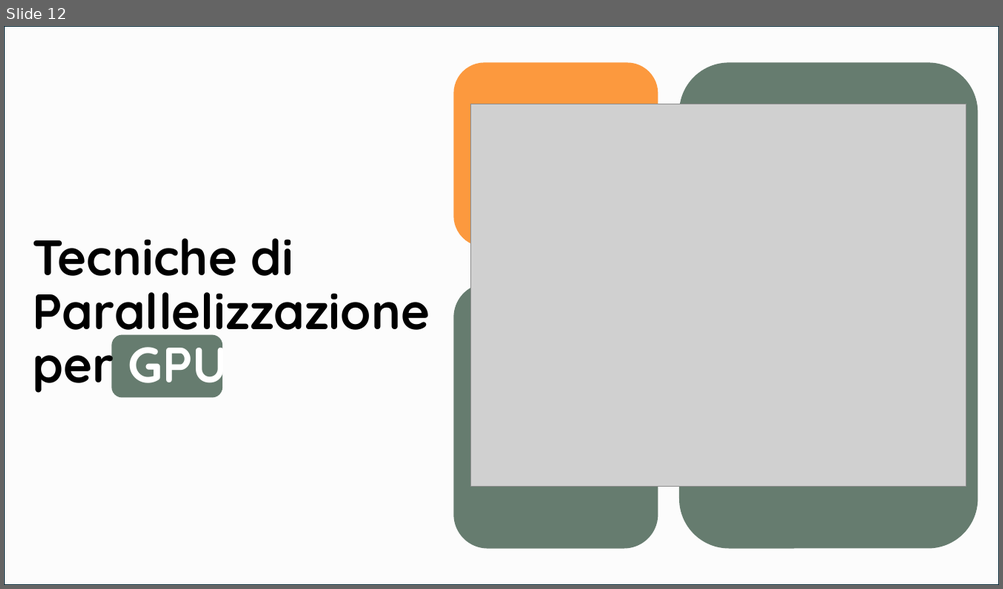
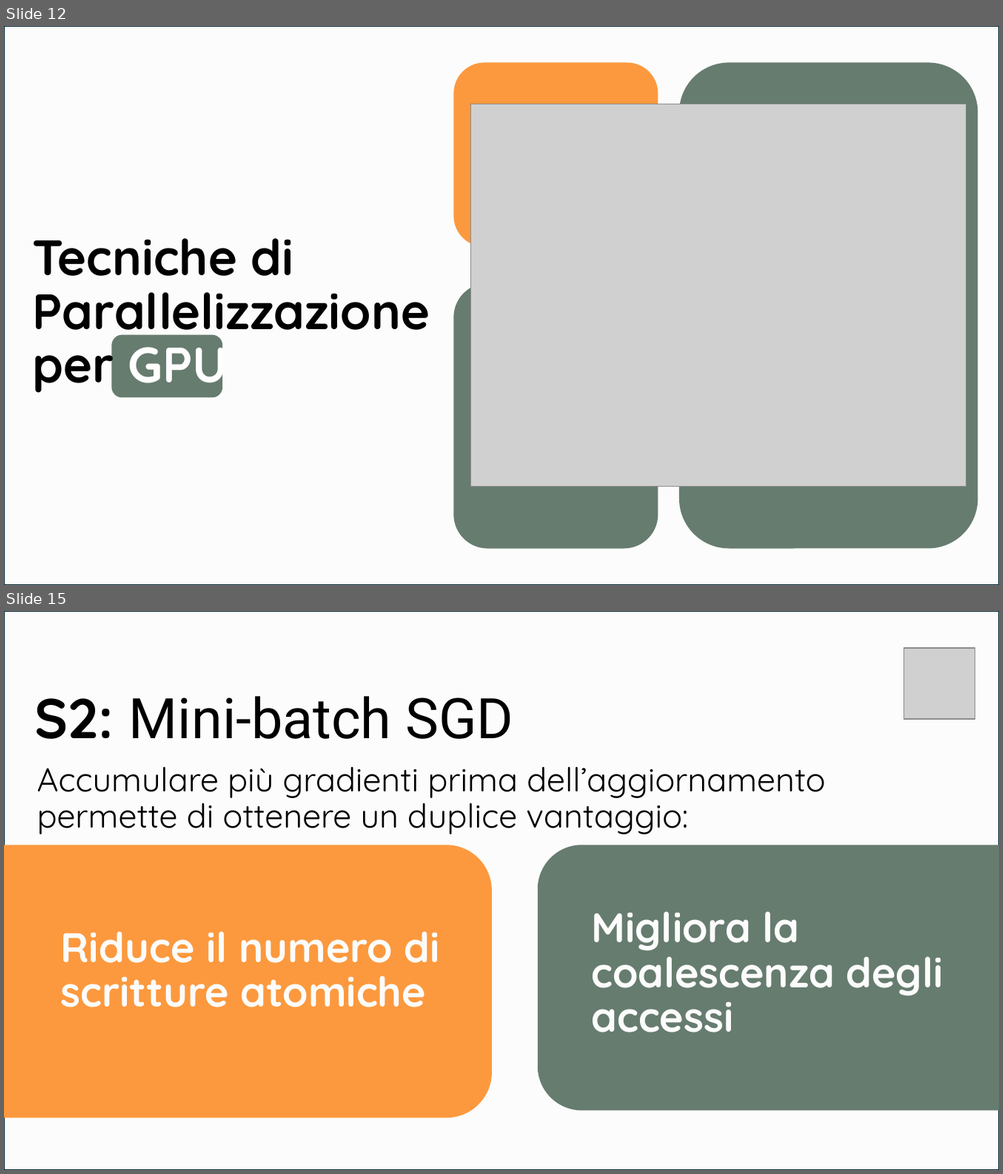
Before and after one commit to Smo17817/MNI_Esercizi, a slide deck: Documentazione/[MNI]_PresentazioneSeminario.pptx. Shown one above the other, each under a label of ours: slide 12 before the commit, slides 12 and 15 after it; the slides between them are not shown. The pictures are 1003x589 and 1003x1174 pixels, drawn with LibreOffice and Linux fonts; fonts in the diff are those of the drawing; grey boxes stand for pictures. Boxes give left, top, right and bottom in pixels: in the first picture for what was removed or moved away, otherwise in the second. Text is boxed around its words. In the diff, an @@ line names an element or a change of style, - is before the commit and + after.

Commit message:
[MOD] Aggiornamento Presentazione

```diff
--- a/Documentazione/[MNI]_PresentazioneSeminario.pptx
+++ b/Documentazione/[MNI]_PresentazioneSeminario.pptx
@@ slide 15 added at box(4, 611, 999, 1170), background #FFFFFF @@
@@ rectangle added at box(4, 611, 999, 1170), fill #FCFCFC, outline #092A39 1.5 pt @@
@@ picture added at box(904, 648, 975, 719) @@
@@ title added at box(34, 696, 513, 739), 54 pt, text #000000 @@
+S2: Mini-batch SGD
@@ text added at box(37, 767, 825, 834), 32 pt, text #000000 @@
+Accumulare più gradienti prima dell’aggiornamento permette di ottenere un duplice vantaggio:
@@ rounded rectangle added at box(4, 846, 492, 1119), fill #FC993E @@
@@ rounded rectangle added at box(538, 846, 999, 1111), fill #667C6F @@
@@ text added at box(592, 911, 943, 1033), 40 pt, text #FCFCFC, bold @@
+Migliora la coalescenza degli accessi
@@ text added at box(60, 931, 440, 1008), 40 pt, text #FCFCFC, bold @@
+Riduce il numero di scritture atomiche
```
Also in this commit, not shown: 7 other slides added, 1 slide removed.
